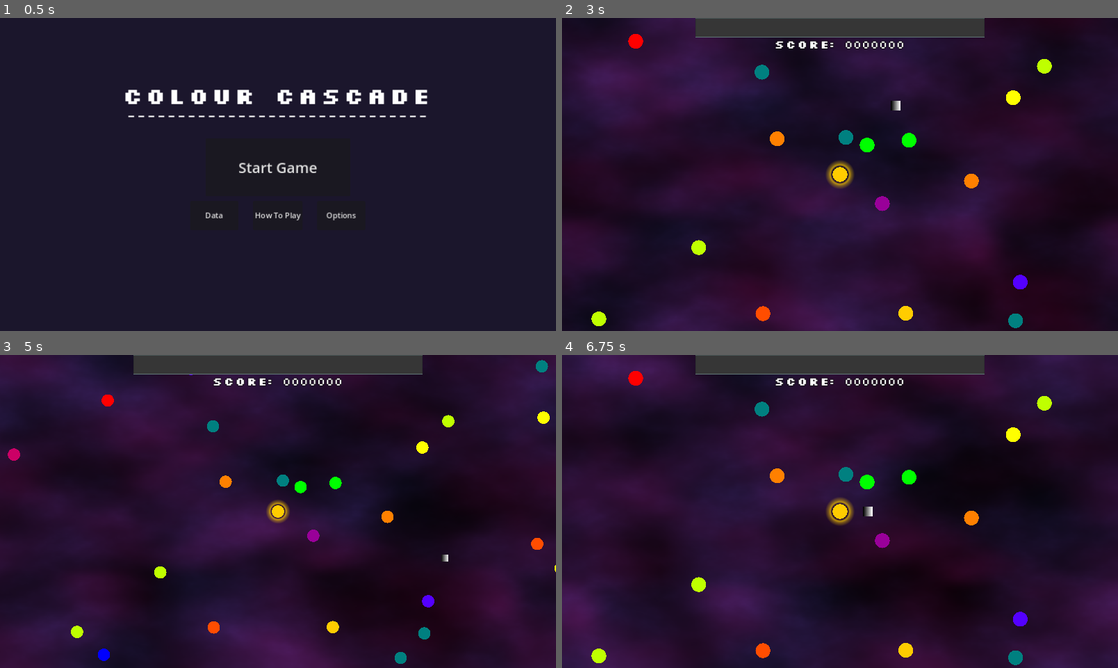
Above: before the commit, frames 1-4 (two rows, left to right).
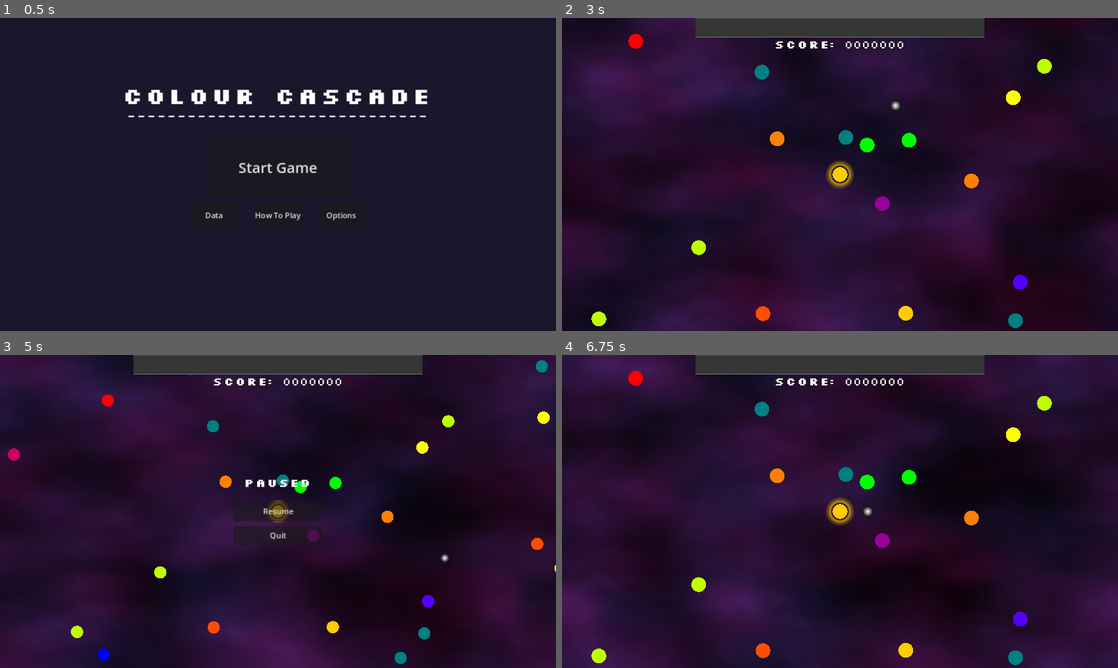
Above: after the commit, the same moments.

Repository: everett-ripley/Colour-Cascade-Game
Game: Godot game, scene res://Scenes/game.tscn
Two runs of this game, one before a commit and one after it. Both use one fixed random seed, a clock stepped at 60 frames per second and the inputs below.
Inputs (mouse positions are in pixels of both pictures, inside the frame that each line leads up to):
- Up to frame 1 (0.5 s): no input
- Up to frame 2 (3 s): click "Start Game" at 0.5 s; tap Enter at 1.25 s; move the mouse to (962, 158) at 1.27 s; click (962, 158) at 1.35 s; tap R (Reset) at 2, 2.75 s; move the mouse to (728, 190) at 2.02 s; right-click (728, 190) at 2.1 s; move the mouse to (895, 105) at 2.77 s; tap Mouse wheel up (ZoomIn) at 2.85 s
- Up to frame 3 (5 s): tap R (Reset) at 3.5, 4.25 s; move the mouse to (250, 574) at 3.52 s; tap Mouse wheel down (ZoomOut) at 3.6 s; move the mouse to (444, 558) at 4.27 s; click (444, 558) at 4.35 s; tap P (pause, bound only after the commit) at 4.9 s
- Up to frame 4 (6.75 s): click (840, 511) at 5 s, where only the run after the commit has a clickable "Resume"; tap R (Reset) at 5.75 s; move the mouse to (673, 464) at 5.77 s; right-click (673, 464) at 5.85 s; move the mouse to (867, 511) at 6.52 s; tap Mouse wheel up (ZoomIn) at 6.6 s

Frame 1 is identical in both runs. In frame 2, less than 0.1% of the frame differs, in the area x 59-61%, y 26-30%; in frame 3, 1.2%, in the area x 42-81%, y 39-67%; in frame 4, less than 0.1%.

Commit message:
Pause menu

Diff:
--- a/Scenes/game.gd
+++ b/Scenes/game.gd
@@ -3,6 +3,7 @@
 @onready var game_scene = preload("res://Scenes/game_scene.tscn")
 @onready var main_menu := $Menus/MainMenu
 var active_game : Node2D = null
+var can_pause : bool = false
 
 func _ready():
 	get_tree().paused = true
@@ -16,6 +17,7 @@
 	new_game.connect("game_over", game_over)
 	active_game = new_game
 	get_tree().paused = false
+	Input.mouse_mode = Input.MOUSE_MODE_HIDDEN
 
 
 
--- a/Scenes/game_scene.gd
+++ b/Scenes/game_scene.gd
@@ -70,14 +70,8 @@
 		end_game()
 
 func end_game():
+	Input.mouse_mode = Input.MOUSE_MODE_VISIBLE
 	game_over_screen.game_over()
-	#get_tree().paused = true
-	#game_over_screen.show()
-	#var tween = create_tween()
-	#tween.tween_property(game_over_screen, "modulate", Color(1.0,1.0,1.0,1.0), 0.8)
-	#network_size_label.text = "[right][font_size=20]" + str(network_size)
-	#colours_made_label.text = "[right][font_size=20]" + str(colours_made)
-	#total_score_label.text = "[right][font_size=25]" + str(score)
 
 func tween_score(amount:int):
 	#var old := int(score_label.text)
--- a/Scenes/game_scene.tscn
+++ b/Scenes/game_scene.tscn
@@ -9,6 +9,7 @@
 [ext_resource type="FontFile" uid="uid://cnqaijndlvq85" path="res://fonts/Silkscreen/slkscreb.ttf" id="3_g6j0u"]
 [ext_resource type="Script" path="res://Scenes/game_over_menu.gd" id="4_6h2l4"]
 [ext_resource type="FontFile" uid="uid://pc3qtjn70mh1" path="res://fonts/Silkscreen/slkscr.ttf" id="4_qdtsc"]
+[ext_resource type="Script" path="res://Scenes/pause_menu.gd" id="5_8ou5d"]
 
 [sub_resource type="Gradient" id="Gradient_fsvji"]
 offsets = PackedFloat32Array(0)
@@ -216,6 +217,49 @@
 layout_mode = 2
 text = "Menu"
 
+[node name="PauseMenu" type="Control" parent="HudCanvas"]
+process_mode = 3
+visible = false
+layout_mode = 3
+anchors_preset = 15
+anchor_right = 1.0
+anchor_bottom = 1.0
+grow_horizontal = 2
+grow_vertical = 2
+script = ExtResource("5_8ou5d")
+
+[node name="VBoxContainer" type="VBoxContainer" parent="HudCanvas/PauseMenu"]
+layout_mode = 1
+anchors_preset = 8
+anchor_left = 0.5
+anchor_top = 0.5
+anchor_right = 0.5
+anchor_bottom = 0.5
+offset_left = -92.0
+offset_top = -70.0
+offset_right = 92.0
+offset_bottom = 70.0
+grow_horizontal = 2
+grow_vertical = 2
+theme_override_constants/separation = 10
+
+[node name="RichTextLabel" type="RichTextLabel" parent="HudCanvas/PauseMenu/VBoxContainer"]
+custom_minimum_size = Vector2(0, 40)
+layout_mode = 2
+theme_override_fonts/normal_font = ExtResource("3_g6j0u")
+bbcode_enabled = true
+text = "[center][font_size=25]Paused"
+
+[node name="ResumeButton" type="Button" parent="HudCanvas/PauseMenu/VBoxContainer"]
+custom_minimum_size = Vector2(0, 40)
+layout_mode = 2
+text = "Resume"
+
+[node name="QuitButton" type="Button" parent="HudCanvas/PauseMenu/VBoxContainer"]
+custom_minimum_size = Vector2(0, 40)
+layout_mode = 2
+text = "Quit"
+
 [node name="Background" type="CanvasLayer" parent="."]
 layer = -2
 
@@ -264,5 +308,7 @@
 game_root = NodePath("..")
 
 [connection signal="button_down" from="HudCanvas/HUD/GameOverScreen/VBoxContainer/HBoxContainer4/MenuButton" to="HudCanvas/HUD/GameOverScreen" method="_on_menu_button_button_down"]
+[connection signal="button_down" from="HudCanvas/PauseMenu/VBoxContainer/ResumeButton" to="HudCanvas/PauseMenu" method="_on_resume_button_button_down"]
+[connection signal="button_down" from="HudCanvas/PauseMenu/VBoxContainer/QuitButton" to="HudCanvas/PauseMenu" method="_on_quit_button_button_down"]
 [connection signal="area_entered" from="Camera2D/MouseDetector" to="Camera2D" method="_on_mouse_detector_area_entered"]
 [connection signal="area_exited" from="Camera2D/MouseDetector" to="Camera2D" method="_on_mouse_detector_area_exited"]
--- a/Scenes/mouse.tscn
+++ b/Scenes/mouse.tscn
@@ -3,9 +3,14 @@
 [ext_resource type="Script" path="res://Scenes/mouse.gd" id="1_im5ue"]
 
 [sub_resource type="Gradient" id="Gradient_gqqfj"]
+offsets = PackedFloat32Array(0, 0.961424, 1)
+colors = PackedColorArray(1, 1, 1, 1, 0, 0, 0, 1, 1, 1, 1, 0)
 
 [sub_resource type="GradientTexture2D" id="GradientTexture2D_6hkp3"]
 gradient = SubResource("Gradient_gqqfj")
+fill = 1
+fill_from = Vector2(0.5, 0.5)
+fill_to = Vector2(1, 0.5)
 
 [sub_resource type="CircleShape2D" id="CircleShape2D_wr1mv"]
 
@@ -16,7 +21,7 @@
 
 [node name="Sprite2D" type="Sprite2D" parent="."]
 z_index = 2
-scale = Vector2(0.245, 0.245)
+scale = Vector2(0.315, 0.315)
 texture = SubResource("GradientTexture2D_6hkp3")
 
 [node name="CollisionShape2D" type="CollisionShape2D" parent="."]
--- /dev/null
+++ b/Scenes/pause_menu.gd
@@ -0,0 +1,25 @@
+extends Control
+
+@onready var root := $"../.."
+
+
+func _process(delta):
+	if Input.is_action_just_pressed("pause"):
+		change_paused()
+
+func change_paused():
+	get_tree().paused = !get_tree().paused
+	if get_tree().paused:
+		Input.mouse_mode = Input.MOUSE_MODE_VISIBLE
+		show()
+	else:
+		Input.mouse_mode = Input.MOUSE_MODE_HIDDEN
+		hide()
+
+func _on_resume_button_button_down():
+	change_paused()
+
+
+func _on_quit_button_button_down():
+	root.end_game()
+	hide()
--- a/project.godot
+++ b/project.godot
@@ -47,6 +47,12 @@
 "events": [Object(InputEventKey,"resource_local_to_scene":false,"resource_name":"","device":-1,"window_id":0,"alt_pressed":false,"shift_pressed":false,"ctrl_pressed":false,"meta_pressed":false,"pressed":false,"keycode":0,"physical_keycode":82,"key_label":0,"unicode":114,"echo":false,"script":null)
 ]
 }
+pause={
+"deadzone": 0.5,
+"events": [Object(InputEventKey,"resource_local_to_scene":false,"resource_name":"","device":-1,"window_id":0,"alt_pressed":false,"shift_pressed":false,"ctrl_pressed":false,"meta_pressed":false,"pressed":false,"keycode":0,"physical_keycode":80,"key_label":0,"unicode":112,"echo":false,"script":null)
+, Object(InputEventKey,"resource_local_to_scene":false,"resource_name":"","device":-1,"window_id":0,"alt_pressed":false,"shift_pressed":false,"ctrl_pressed":false,"meta_pressed":false,"pressed":false,"keycode":0,"physical_keycode":4194305,"key_label":0,"unicode":0,"echo":false,"script":null)
+]
+}
 
 [rendering]
 
Not shown: 1 places in Scenes/game_scene.tscn that only renumber resources
Not shown, added: export_presets.cfg
